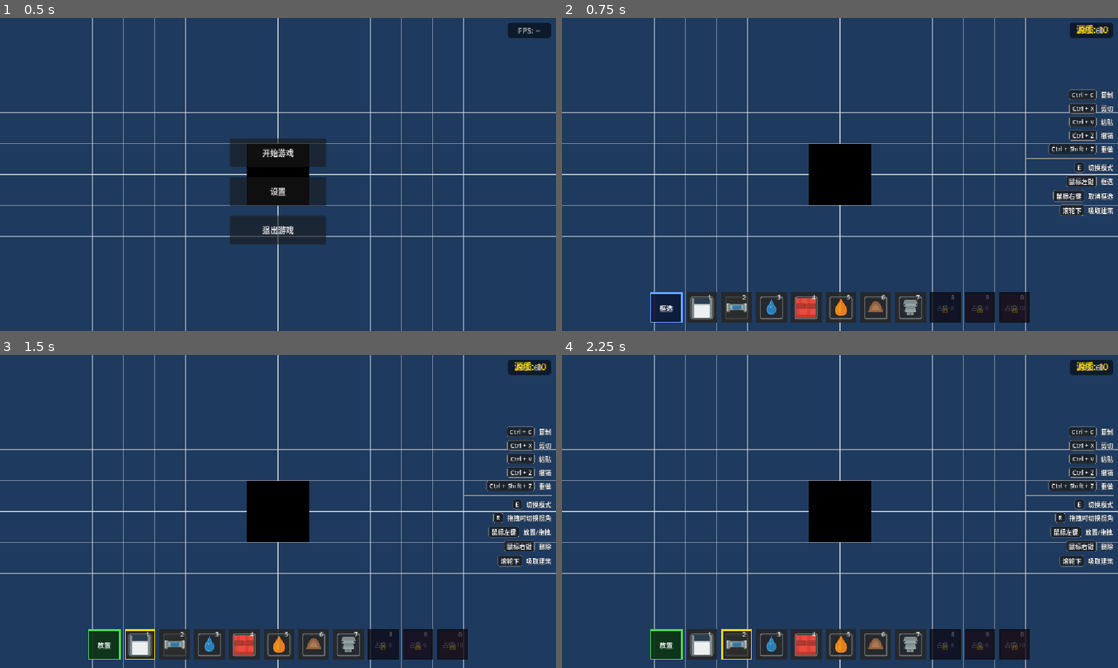
Above: before the commit, frames 1-4 (two rows, left to right).
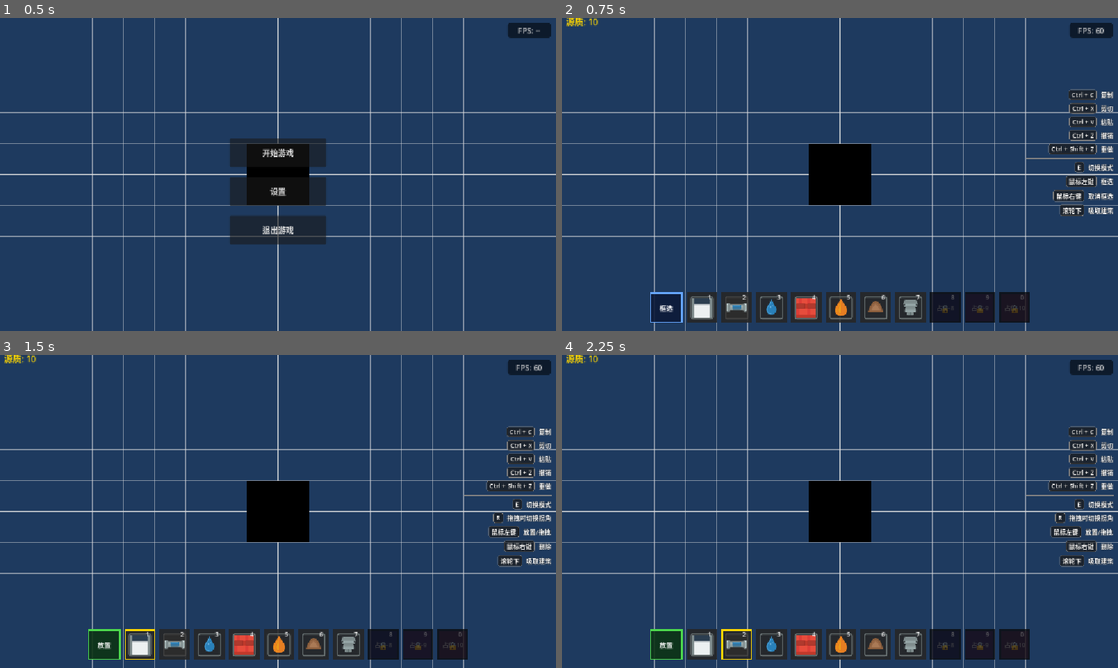
Above: after the commit, the same moments.

Repository: liuyun847/demo
Game: Godot game, scene res://scenes/main.tscn
Two runs of this game, one before a commit and one after it. Both use one fixed random seed, a clock stepped at 60 frames per second and the inputs below.
Inputs (mouse positions are in pixels of both pictures, inside the frame that each line leads up to):
- Up to frame 1 (0.5 s): no input
- Up to frame 2 (0.75 s): click "开始游戏" at 0.5 s
- Up to frame 3 (1.5 s): tap Enter at 1.25 s; drag from (139, 646) to (333, 442) at 1.27 s
- Up to frame 4 (2.25 s): tap Space at 2 s; drag from (734, 646) to (812, 574) at 2.02 s

Frame 1 is identical in both runs. In frame 2, 0.2% of the frame differs, in the area x 0-99%, y 0-6%; in frame 3, 0.2%; in frame 4, 0.2%.

Commit message:
fix(ui): 调整精华显示控件的对齐方式和位置
将文本对齐方式改为左对齐，同时调整锚点和初始位置，修正UI显示位置偏差

Diff:
--- a/scripts/main.gd
+++ b/scripts/main.gd
@@ -84,8 +84,8 @@
 	EssencePool.set_value(GameConfig.initial_essence)
 	var essence_display := EssenceDisplay.new()
 	essence_display.name = "EssenceDisplay"
-	essence_display.set_anchors_preset(Control.PRESET_TOP_RIGHT)
-	essence_display.position = Vector2(-220, 8)
+	essence_display.set_anchors_preset(Control.PRESET_TOP_LEFT)
+	essence_display.position = Vector2(8, -8)
 	$UIOverlay.add_child(essence_display)
 
 func _on_start_game_requested() -> void:
--- a/scripts/ui/essence_display.gd
+++ b/scripts/ui/essence_display.gd
@@ -7,7 +7,7 @@
 	custom_minimum_size = Vector2(200, 32)
 	_label = Label.new()
 	add_child(_label)
-	_label.horizontal_alignment = HORIZONTAL_ALIGNMENT_RIGHT
+	_label.horizontal_alignment = HORIZONTAL_ALIGNMENT_LEFT
 	_label.vertical_alignment = VERTICAL_ALIGNMENT_CENTER
 	_label.set_anchors_preset(Control.PRESET_FULL_RECT)
 	var ls := LabelSettings.new()
